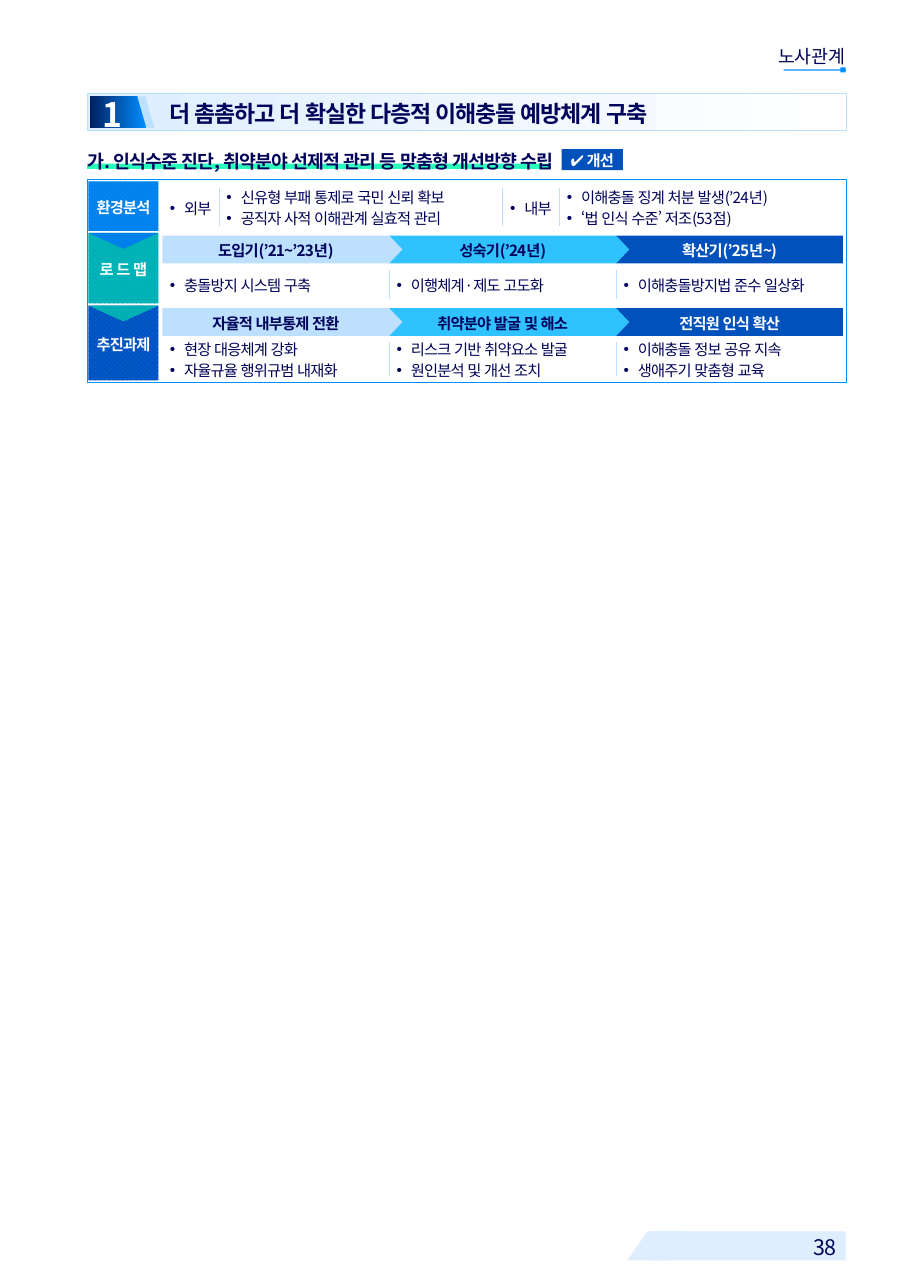
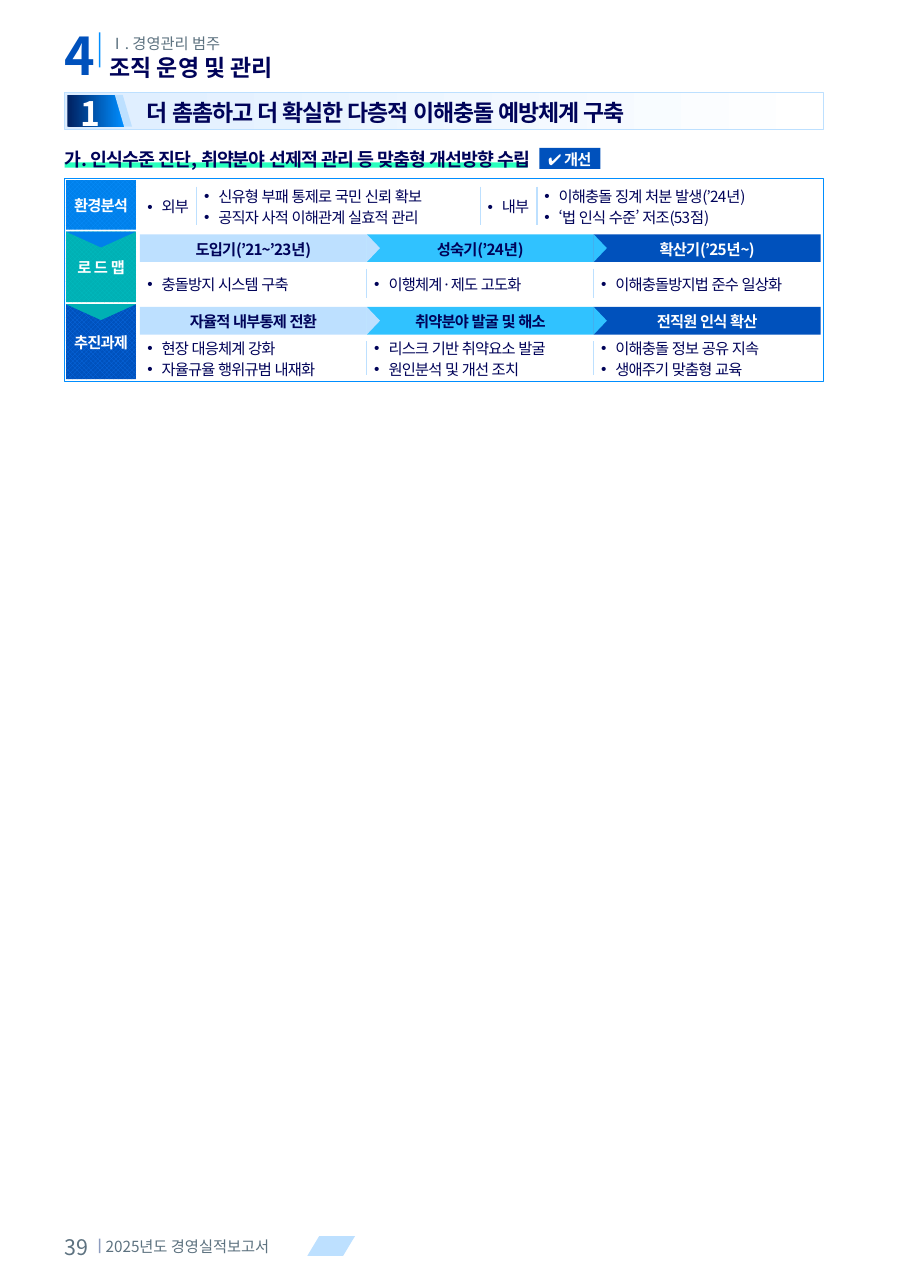
Before and after one commit to khjlsi-creator/claude, a slide deck: slide 39 of korad-경영평가-ppt/KORAD_경영평가_레이아웃_템플릿_A4세로.pptx (slide 38 before the commit). Drawn at 911x1288 pixels with LibreOffice and Linux fonts; fonts in the diff are those of the drawing; background and template pictures are left out. Boxes give left, top, right and bottom in pixels: in the first picture for what was removed or moved away, otherwise in the second. Text is boxed around its words. In the diff, an @@ line names an element or a change of style, - is before the commit and + after.

```diff
--- a/korad-경영평가-ppt/KORAD_경영평가_레이아웃_템플릿_A4세로.pptx
+++ b/korad-경영평가-ppt/KORAD_경영평가_레이아웃_템플릿_A4세로.pptx
@@ text added at (65, 36, 96, 75), 34 pt, text #0051BC, bold @@
+4
@@ rectangle added at (99, 32, 100, 67), fill #008EFF @@
@@ text added at (110, 36, 220, 50), 10 pt, text #5D7280 @@
+Ⅰ. 경영관리 범주
@@ text added at (110, 56, 273, 78), 15 pt, text #000359, bold @@
+조직 운영 및 관리
@@ text removed at (778, 47, 845, 69) @@
-노사관계
@@ rectangle removed at (783, 69, 845, 71) @@
@@ rectangle removed at (840, 67, 846, 73) @@
@@ 18 texts, 12 rectangles, 7 freeform shapes, 5 lines: place and size @@
-18 texts, 12 rectangles, 7 freeform shapes, 5 lines at (87, 93, 846, 382)
+18 texts, 12 rectangles, 7 freeform shapes, 5 lines at (65, 91, 824, 381)
@@ 5 texts, 2 lines, 1 freeform shape, 1 rectangle: place and size @@
-5 texts, 2 lines, 1 freeform shape, 1 rectangle at (138, 96, 647, 378)
+5 texts, 2 lines, 1 freeform shape, 1 rectangle at (115, 95, 625, 377)
@@ text added at (65, 1239, 89, 1255), 14 pt, text #5D7280 @@
+39
@@ rectangle added at (99, 1239, 100, 1254), fill #8D9CBF @@
@@ text added at (106, 1239, 269, 1253), 10 pt, text #5D7280 @@
+2025년도 경영실적보고서
@@ parallelogram added at (307, 1236, 355, 1256), fill #BDE0FF @@
@@ parallelogram removed at (627, 1232, 687, 1260) @@
@@ rectangle removed at (653, 1232, 846, 1260) @@
@@ text removed at (813, 1239, 837, 1256) @@
-38
```
Also in this commit, not shown: 39 other slides changed, 6 slides added, 5 slides removed, 3 other files.
